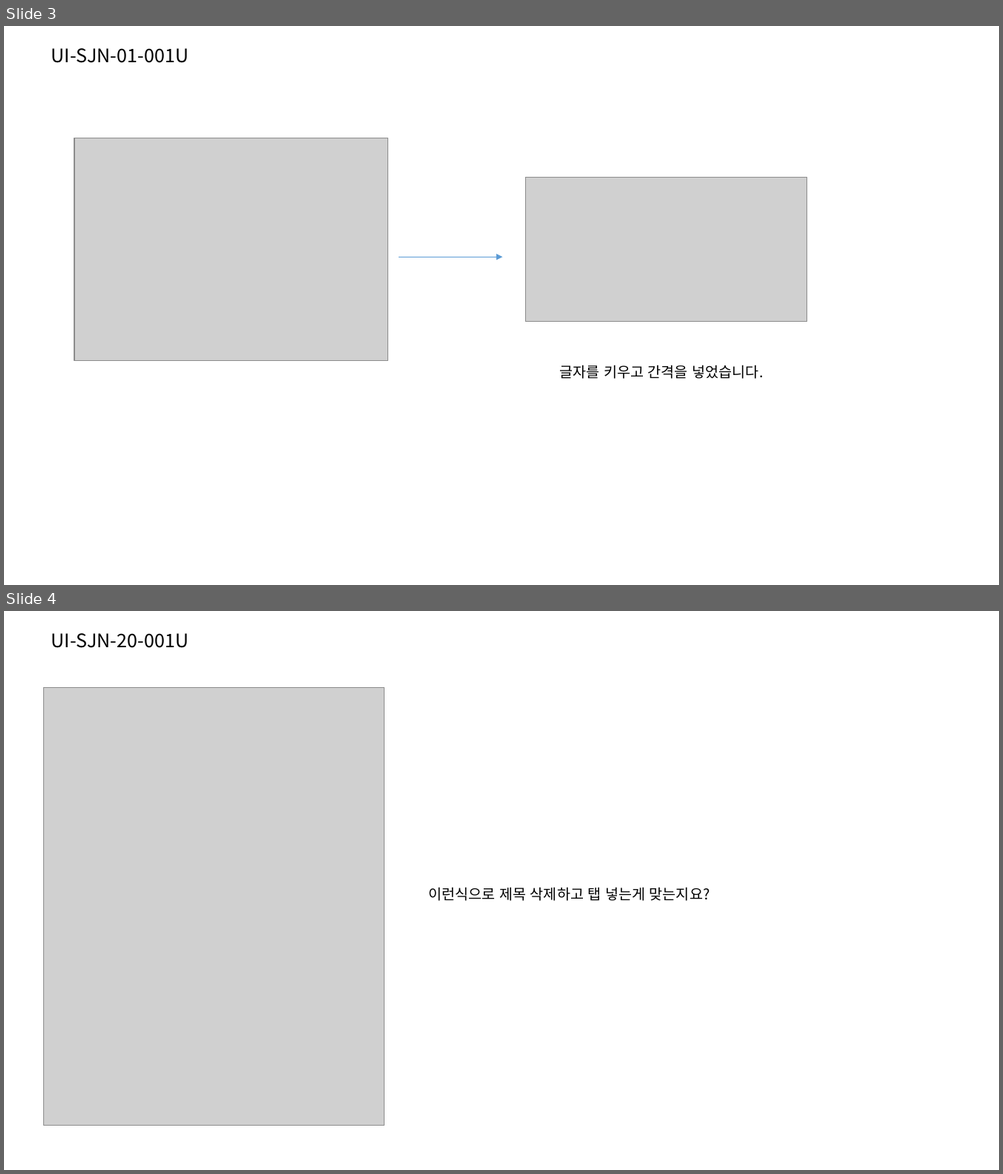
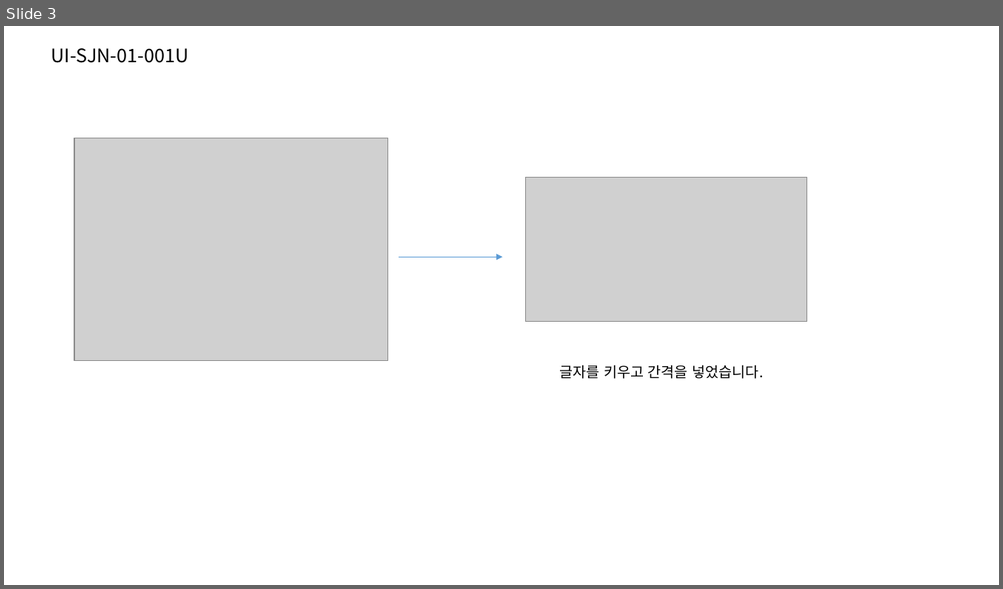
Before and after one commit to jeoungGyy/sejong, a slide deck: ppt/03-31.pptx. Shown one above the other, each under a label of ours: slides 3 and 4 before the commit, slide 3 after it. The pictures are 1003x1174 and 1003x589 pixels, drawn with LibreOffice and Linux fonts; fonts in the diff are those of the drawing; grey boxes stand for pictures. Boxes give left, top, right and bottom in pixels: in the first picture for what was removed or moved away, otherwise in the second. Text is boxed around its words. In the diff, an @@ line names an element or a change of style, - is before the commit and + after.

```diff
--- a/ppt/03-31.pptx
+++ b/ppt/03-31.pptx
@@ slide 4 removed at [4, 611, 999, 1170], background #FFFFFF @@
@@ text removed at [51, 633, 189, 648] @@
-UI-SJN-20-001U
@@ picture removed at [43, 688, 384, 1127] @@
@@ text removed at [429, 887, 710, 901] @@
-이런식으로 제목 삭제하고 탭 넣는게 맞는지요?
```
Also in this commit, not shown: 2 slides added, 7 other files.
